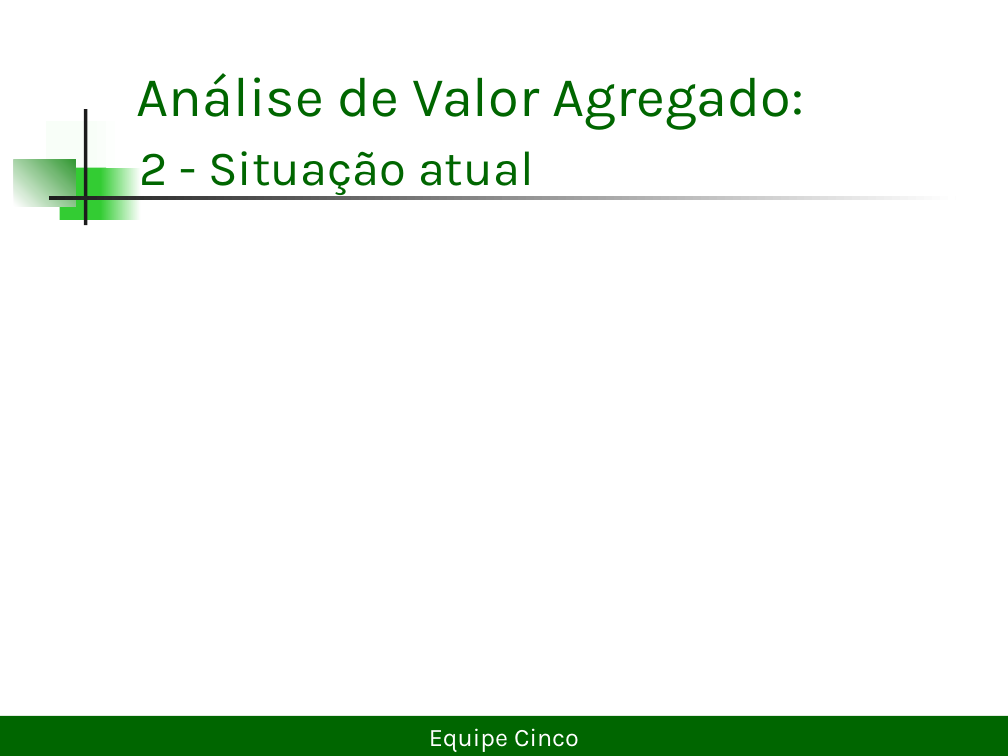
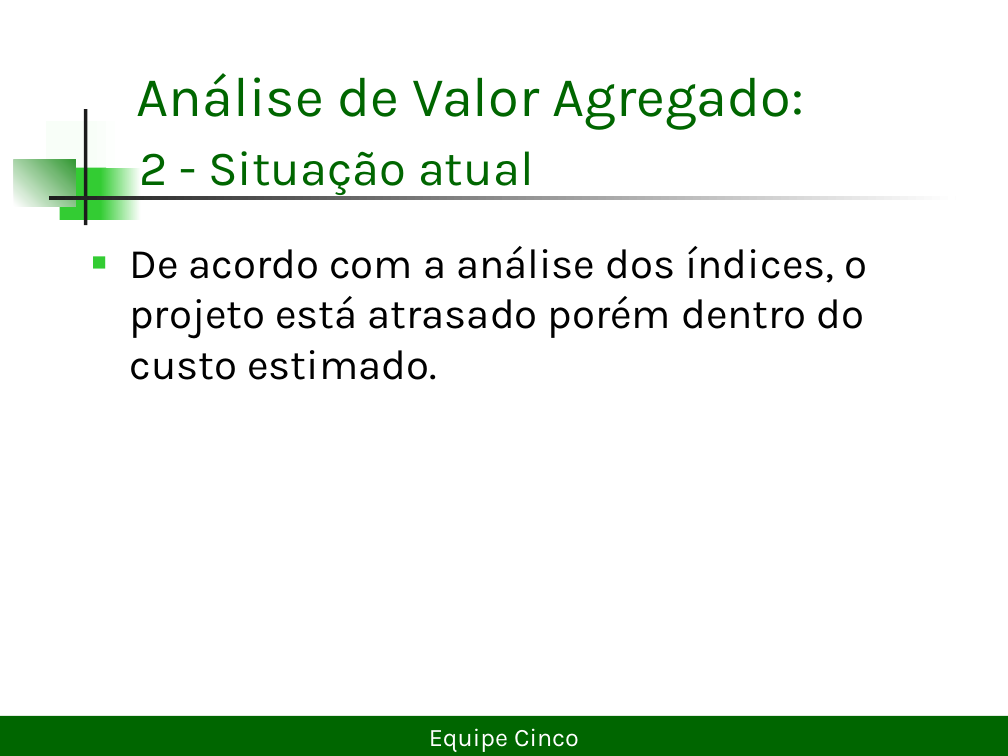
Before and after one commit to lDarthKill/xadrez-es2-compuff, a slide deck: slide 9 of Documentos/Projeto Xadrez2seminário.ppt. Drawn at 1008x756 pixels with LibreOffice and Linux fonts; fonts in the diff are those of the drawing. Boxes give left, top, right and bottom in pixels: in the first picture for what was removed or moved away, otherwise in the second. Text is boxed around its words. In the diff, an @@ line names an element or a change of style, - is before the commit and + after.

```diff
--- a/Documentos/Projeto Xadrez2seminário.ppt
+++ b/Documentos/Projeto Xadrez2seminário.ppt
@@ text added at <box>129,246,867,380</box>, 30 pt, text #000000 @@
+■ De acordo com a análise dos índices, o projeto está atrasado porém dentro do custo estimado.
```
Also in this commit, not shown: 4 other slides changed, 1 slide removed, 1 other file.
